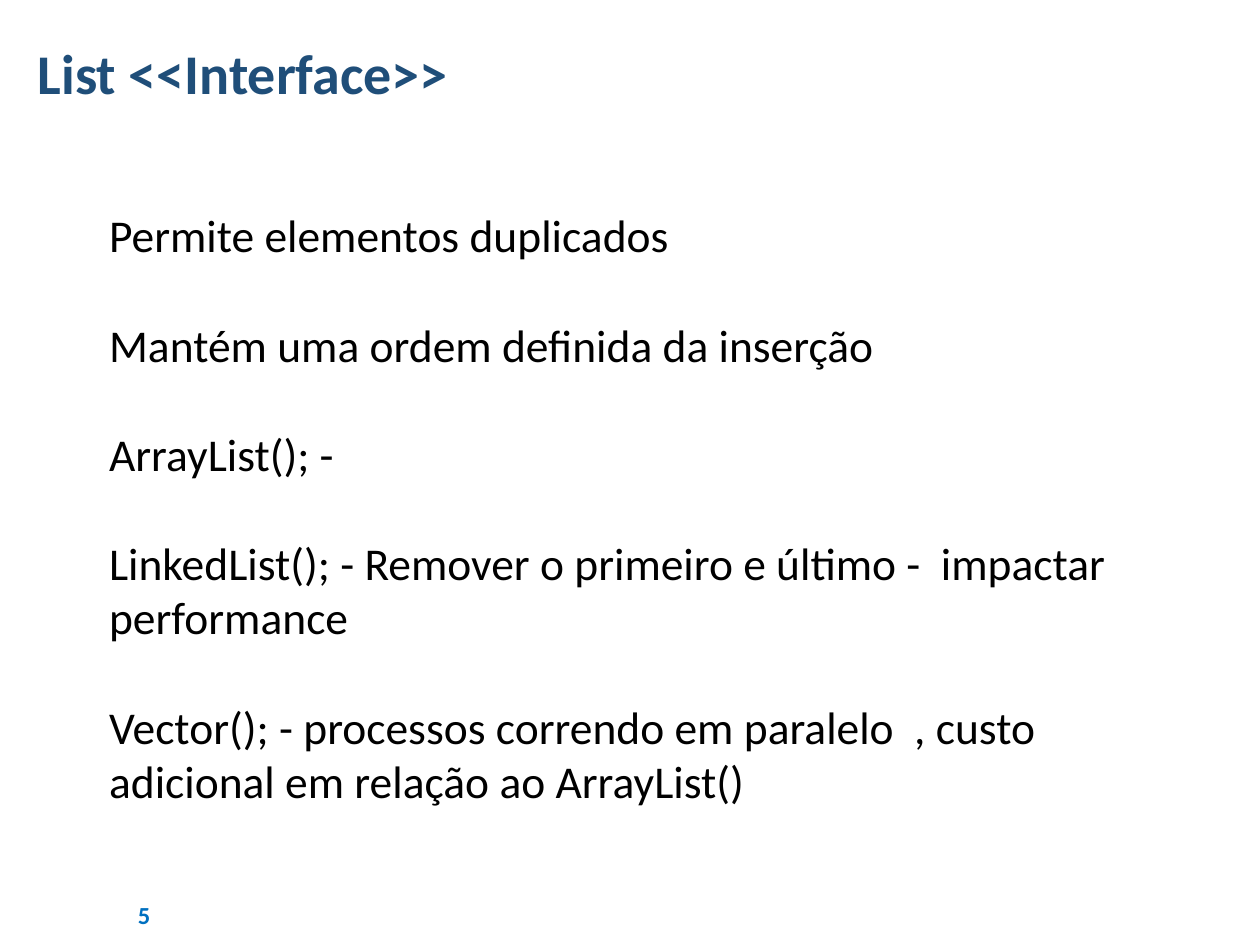
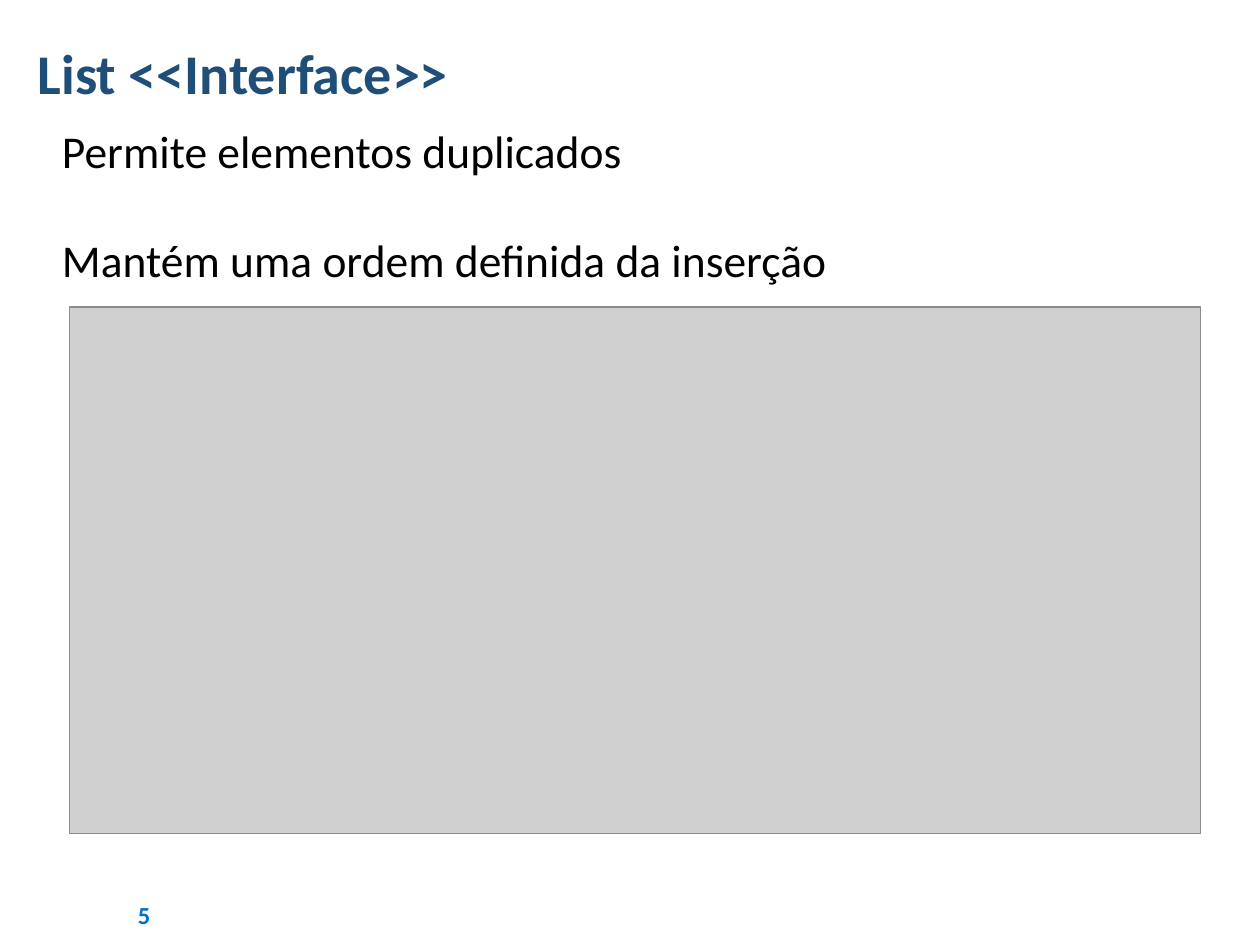
Before and after one commit to AJKFreitas/collections-learning, a slide deck: slide 5 of Estudos - Collections Framework.pptx. Drawn at 1260x945 pixels with LibreOffice and Linux fonts; fonts in the diff are those of the drawing; grey boxes stand for pictures; background and template pictures are left out. Boxes give left, top, right and bottom in pixels: in the first picture for what was removed or moved away, otherwise in the second. Text is boxed around its words. In the diff, an @@ line names an element or a change of style, - is before the commit and + after.

```diff
--- a/Estudos - Collections Framework.pptx
+++ b/Estudos - Collections Framework.pptx
@@ text "Permite elementos duplicados": place and size @@
-text "Permite elementos duplicados" at [109,220,1105,806]
+text "Permite elementos duplicados" at [62,136,826,285]
@@ text "Permite elementos duplicados" at [62,136,826,285]: bullet ● to l @@
@@ picture added at [69,307,1201,834] @@
@@ text at [109,438,1105,806]: paragraphs removed @@
-● ArrayList(); -
-● LinkedList(); - Remover o primeiro e último - impactar performance
-● Vector(); - processos correndo em paralelo , custo adicional em relação ao ArrayList()
```
Also in this commit, not shown: 5 other slides changed, 6 slides added, 1 slide removed, 1 other file.
